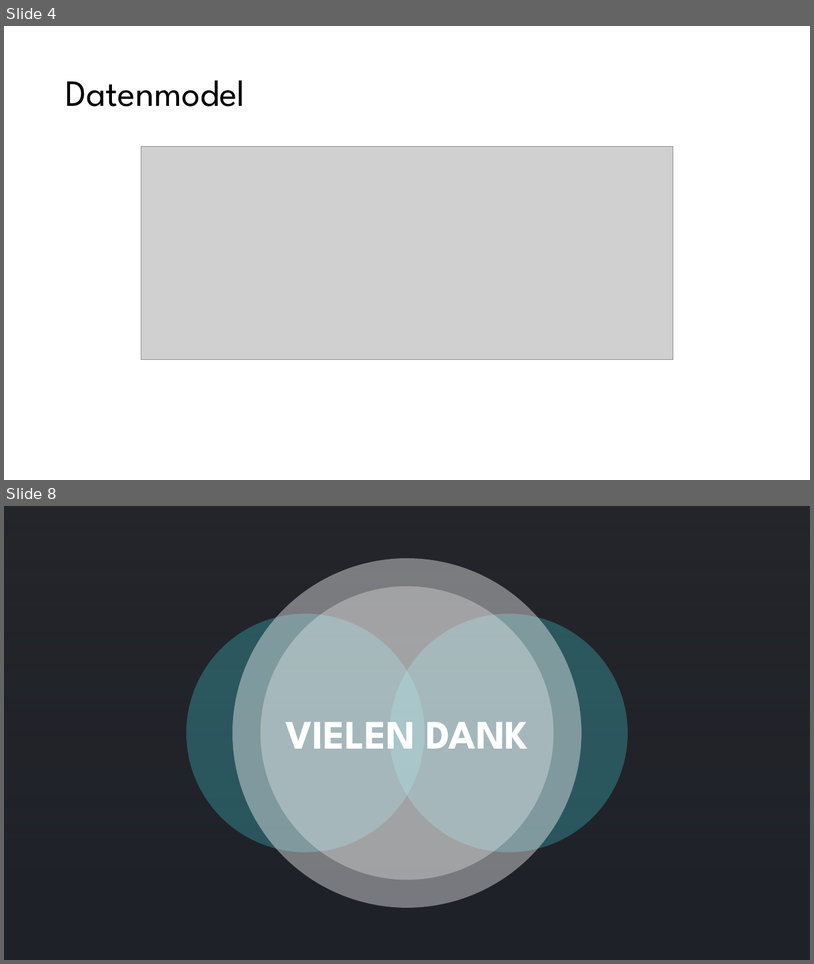
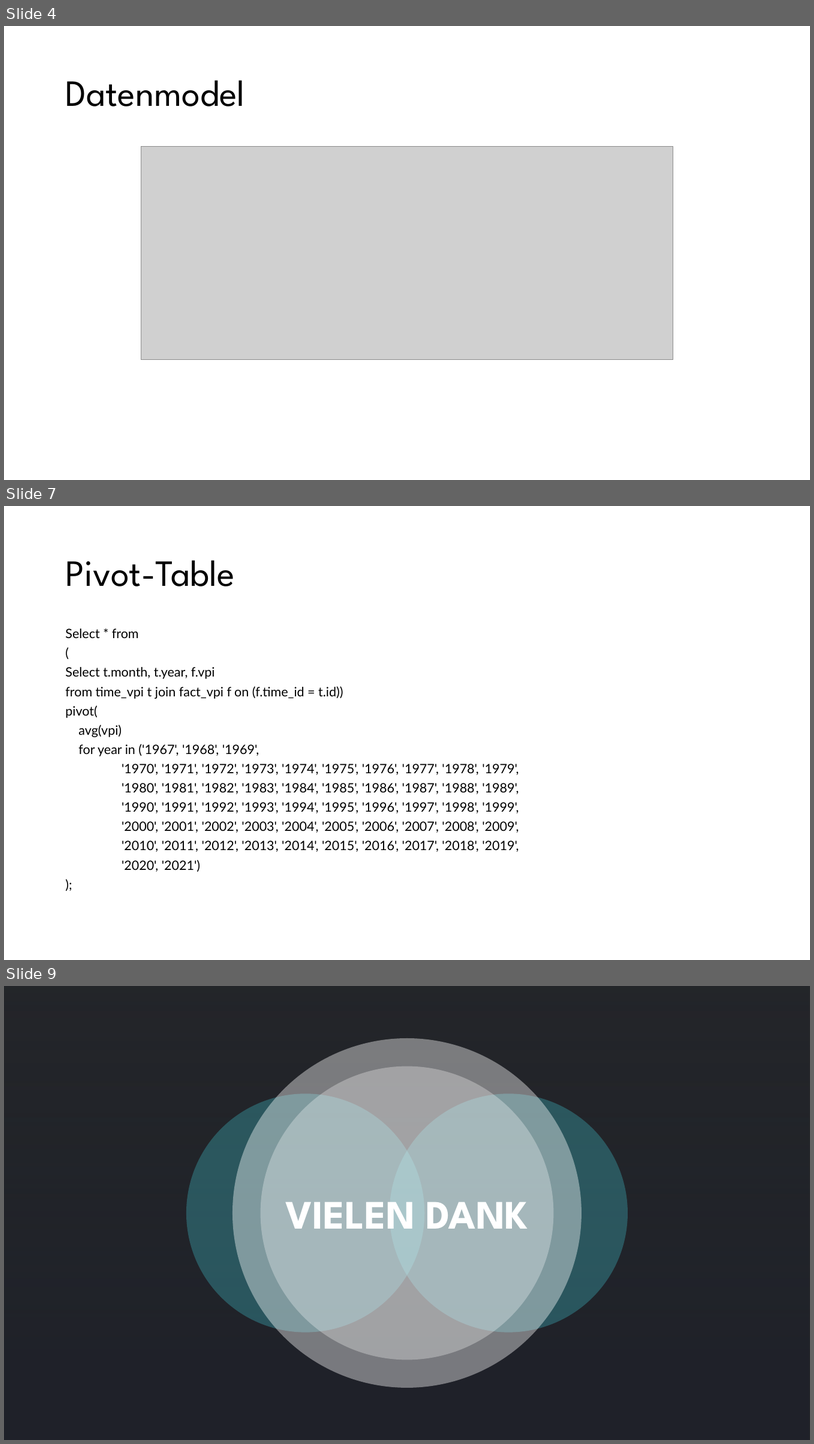
Before and after one commit to jfischlmayr/DataWareHouse, a slide deck: VPI_Presentation.pptx. Shown one above the other, each under a label of ours: slides 4 and 8 before the commit, slides 4, 7 and 9 after it; the slides between them are not shown. The pictures are 814x964 and 814x1444 pixels, drawn with LibreOffice and Linux fonts; fonts in the diff are those of the drawing; grey boxes stand for pictures; background and template pictures are left out; a plain dark background stands for a picture behind light text. Boxes give left, top, right and bottom in pixels: in the first picture for what was removed or moved away, otherwise in the second. Text is boxed around its words. In the diff, an @@ line names an element or a change of style, - is before the commit and + after.

Commit message:
added pivot table and changed inserts

```diff
--- a/VPI_Presentation.pptx
+++ b/VPI_Presentation.pptx
@@ slide 7 added at (4,506,810,960), background #FFFFFF @@
@@ title added at (65,560,234,586), 44 pt, text #000000 @@
+Pivot-Table
@@ text added at (65,628,519,871), 15.4 pt, text #000000 @@
+Select * from
+(
+Select t.month, t.year, f.vpi
+from time_vpi t join fact_vpi f on (f.time_id = t.id))
+pivot(
+avg(vpi)
+for year in ('1967', '1968', '1969',
+'1970', '1971', '1972', '1973', '1974', '1975', '1976', '1977', '1978', '1979',
+'1980', '1981', '1982', '1983', '1984', '1985', '1986', '1987', '1988', '1989',
+'1990', '1991', '1992', '1993', '1994', '1995', '1996', '1997', '1998', '1999',
+'2000', '2001', '2002', '2003', '2004', '2005', '2006', '2007', '2008', '2009',
+'2010', '2011', '2012', '2013', '2014', '2015', '2016', '2017', '2018', '2019',
+'2020', '2021')
+);
@@ what was slide 8 is now slide 9 @@
```
Also in this commit, not shown: 2 slides changed.
